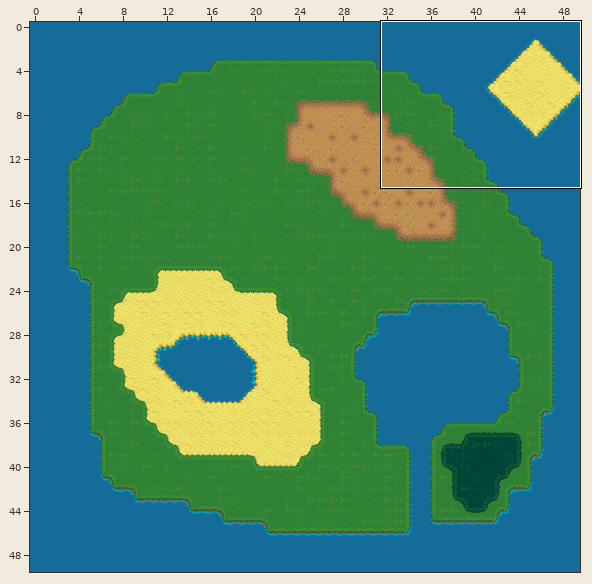
Tiled map, stored at src/map/1/1.tmx. Above, an overview of the earlier version with the close-up marked.
Close-up. Before the edit:
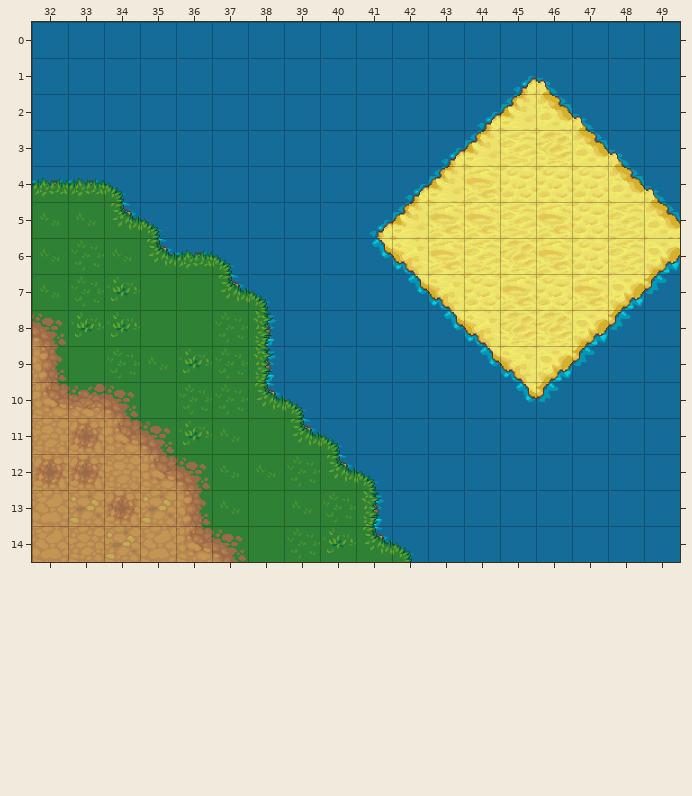
Cells are 64x64 px. Shown: x 32..49, y 0..14. The commit also changed other parts of the map, which this record leaves out.
The same view after the edit:
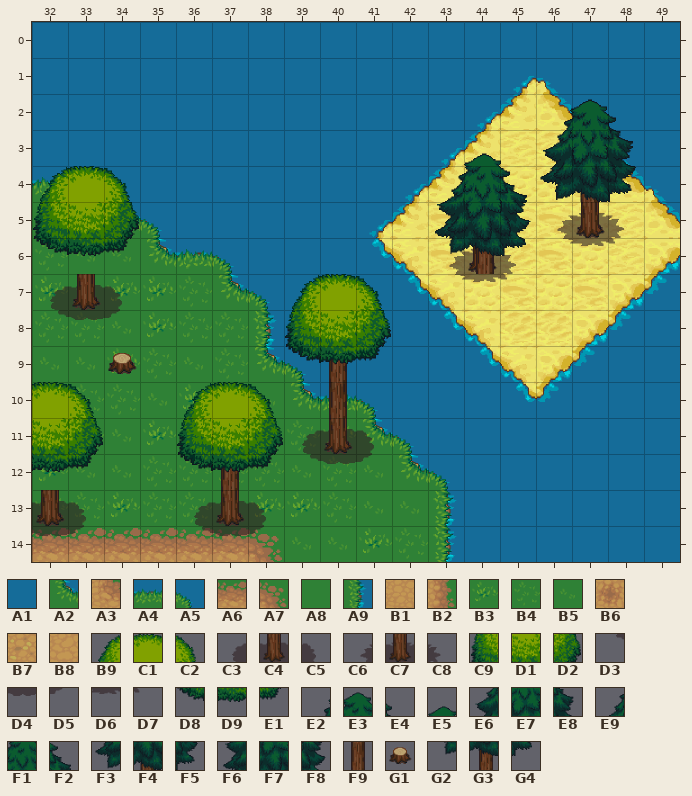
Key: from "tileset": A1 30, A2 31, A3 40, A4 61, A5 62, A6 70, A7 71, A8 91, A9 92, B1 100, B2 101, B3 150, B4 151, B5 152, B6 159, B7 160, B8 161, B9 180, C1 181, C2 182, C3 186, C4 187, C5 188, C6 189, C7 190, C8 191, C9 210, D1 211, D2 212, D3 216, D4 217, D5 218, D6 220, D7 221, D8 240, D9 241, E1 242, E2 270, E3 271, E4 272, E5 274, E6 300, E7 301, E8 302, E9 303, F1 304, F2 305, F3 330, F4 331, F5 332, F6 333, F7 334, F8 335, F9 360, G1 361, G2 363, G3 364, G4 365.
__ is an empty cell, ## one hidden under a higher layer, .. an unchanged one.
Diff:
--- layer "Sol"
@@ x 32..43 @@
- 6 B5 B4 .. .. .. .. .. .. .. .. .. ..
- 7 B5 B4 .. A8 A8 .. .. .. .. .. .. ..
- 8 A7 B3 B3 A8 A8 .. .. .. .. .. .. ..
- 9 B2 A8 B4 B5 B3 .. A9 A1 .. .. .. ..
-10 A3 A6 A7 A8 B4 B4 A2 A5 A1 A1 .. ..
-11 B1 B6 A3 A7 B3 B5 A8 A2 A5 A1 A1 ..
-12 B6 B6 B1 A3 A7 B5 B5 B4 A2 A5 A1 A1
-13 B8 B7 B6 B7 B2 .. A8 B5 .. A9 A1 A1
-14 B8 B1 B7 B8 A3 A7 A8 B4 B3 A2 A5 A1
+ 6 B4 B5 .. .. .. .. .. .. .. .. .. ..
+ 7 B3 B5 .. B3 B4 .. .. .. .. .. .. ..
+ 8 B4 B4 B5 B3 B4 .. .. .. .. .. .. ..
+ 9 B5 B5 B3 B4 B5 .. A2 A5 .. .. .. ..
+10 B5 B4 B4 B5 B3 B5 B5 A2 A4 A5 .. ..
+11 ## B3 B5 B3 B5 ## B5 B4 B3 A2 A5 ..
+12 B3 B5 B5 B4 B4 B4 B4 B5 B4 B5 A2 A5
+13 B4 B4 B3 B4 B4 .. B3 B3 .. B5 B5 A9
+14 A6 A6 A6 A6 A6 A6 A7 B5 B5 B3 B4 A9
--- layer "Block"
@@ x 32..48 @@
- 4 .. .. .. .. .. .. .. .. .. .. .. .. .. .. .. __ ..
- 5 .. .. .. .. .. .. .. .. .. .. .. .. .. .. __ __ __
- 6 .. .. .. .. .. .. .. .. .. .. .. __ __ __ .. __ __
- 7 __ __ __ .. .. .. .. .. .. .. .. .. __ __ .. .. ..
- 8 __ __ __ .. .. .. .. .. .. .. .. .. .. .. .. .. ..
- 9 .. .. __ .. .. .. .. .. __ .. .. .. .. .. .. .. ..
-10 .. .. .. .. .. .. .. .. __ .. .. .. .. .. .. .. ..
-11 .. .. .. .. .. .. .. __ __ __ .. .. .. .. .. .. ..
-12 .. .. .. .. .. __ .. __ __ __ .. .. .. .. .. .. ..
-13 __ __ .. .. __ __ __ .. .. .. .. .. .. .. .. .. ..
-14 __ __ .. .. __ __ __ .. .. .. .. .. .. .. .. .. ..
+ 4 .. .. .. .. .. .. .. .. .. .. .. .. .. .. .. F9 ..
+ 5 .. .. .. .. .. .. .. .. .. .. .. .. .. .. C6 C7 C8
+ 6 .. .. .. .. .. .. .. .. .. .. .. C6 C7 C8 .. D6 D7
+ 7 C3 C4 C5 .. .. .. .. .. .. .. .. .. D6 D7 .. .. ..
+ 8 D3 D4 D5 .. .. .. .. .. .. .. .. .. .. .. .. .. ..
+ 9 .. .. G1 .. .. .. .. .. F9 .. .. .. .. .. .. .. ..
+10 .. .. .. .. .. .. .. .. F9 .. .. .. .. .. .. .. ..
+11 .. .. .. .. .. .. .. C3 C4 C5 .. .. .. .. .. .. ..
+12 .. .. .. .. .. F9 .. D3 D4 D5 .. .. .. .. .. .. ..
+13 C4 C5 .. .. C3 C4 C5 .. .. .. .. .. .. .. .. .. ..
+14 D4 D5 .. .. D3 D4 D5 .. .. .. .. .. .. .. .. .. ..
--- layer "Deco"
@@ x 32..48 @@
- 2 .. .. .. .. .. .. .. .. .. .. .. .. .. .. __ __ __
- 3 .. .. .. .. .. .. .. .. .. .. .. .. __ .. __ __ __
- 4 __ __ __ .. .. .. .. .. .. .. .. __ __ __ __ __ __
- 5 __ __ __ .. .. .. .. .. .. .. .. __ __ __ .. .. ..
- 6 __ __ __ .. .. .. .. .. .. .. .. __ __ __ .. .. ..
- 7 .. .. .. .. .. .. .. __ __ __ .. .. .. .. .. .. ..
- 8 .. .. .. .. .. .. .. __ __ __ .. .. .. .. .. .. ..
- 9 .. .. .. .. .. .. .. __ __ __ .. .. .. .. .. .. ..
-10 __ __ .. .. __ __ __ .. .. .. .. .. .. .. .. .. ..
-11 __ __ .. .. __ __ __ .. .. .. .. .. .. .. .. .. ..
-12 __ __ .. .. __ __ __ .. .. .. .. .. .. .. .. .. ..
+ 2 .. .. .. .. .. .. .. .. .. .. .. .. .. .. E2 E3 E4
+ 3 .. .. .. .. .. .. .. .. .. .. .. .. E5 .. E6 E7 E8
+ 4 B9 C1 C2 .. .. .. .. .. .. .. .. E9 F1 F2 F3 F4 F5
+ 5 C9 D1 D2 .. .. .. .. .. .. .. .. F6 F7 F8 .. .. ..
+ 6 D8 D9 E1 .. .. .. .. .. .. .. .. G2 G3 G4 .. .. ..
+ 7 .. .. .. .. .. .. .. B9 C1 C2 .. .. .. .. .. .. ..
+ 8 .. .. .. .. .. .. .. C9 D1 D2 .. .. .. .. .. .. ..
+ 9 .. .. .. .. .. .. .. D8 D9 E1 .. .. .. .. .. .. ..
+10 C1 C2 .. .. B9 C1 C2 .. .. .. .. .. .. .. .. .. ..
+11 D1 D2 .. .. C9 D1 D2 .. .. .. .. .. .. .. .. .. ..
+12 D9 E1 .. .. D8 D9 E1 .. .. .. .. .. .. .. .. .. ..
Where, in picture pixels (left, top, right, bottom), the same in both close-ups:
changed: (32, 99, 636, 562)
